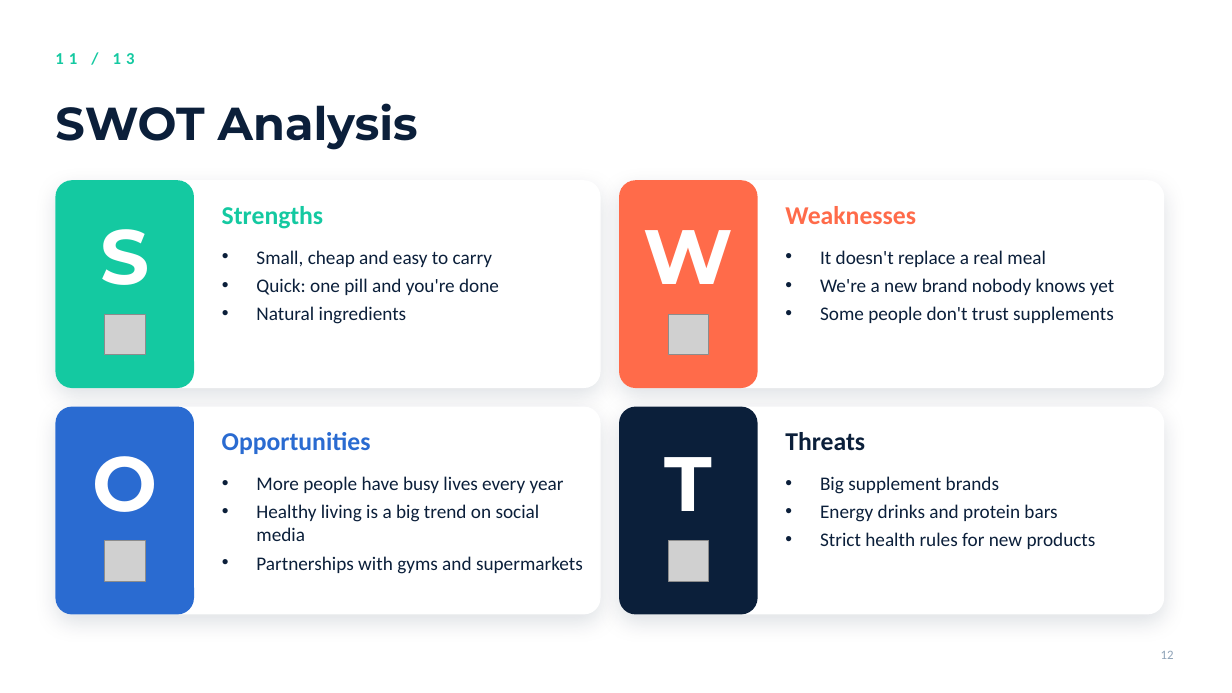
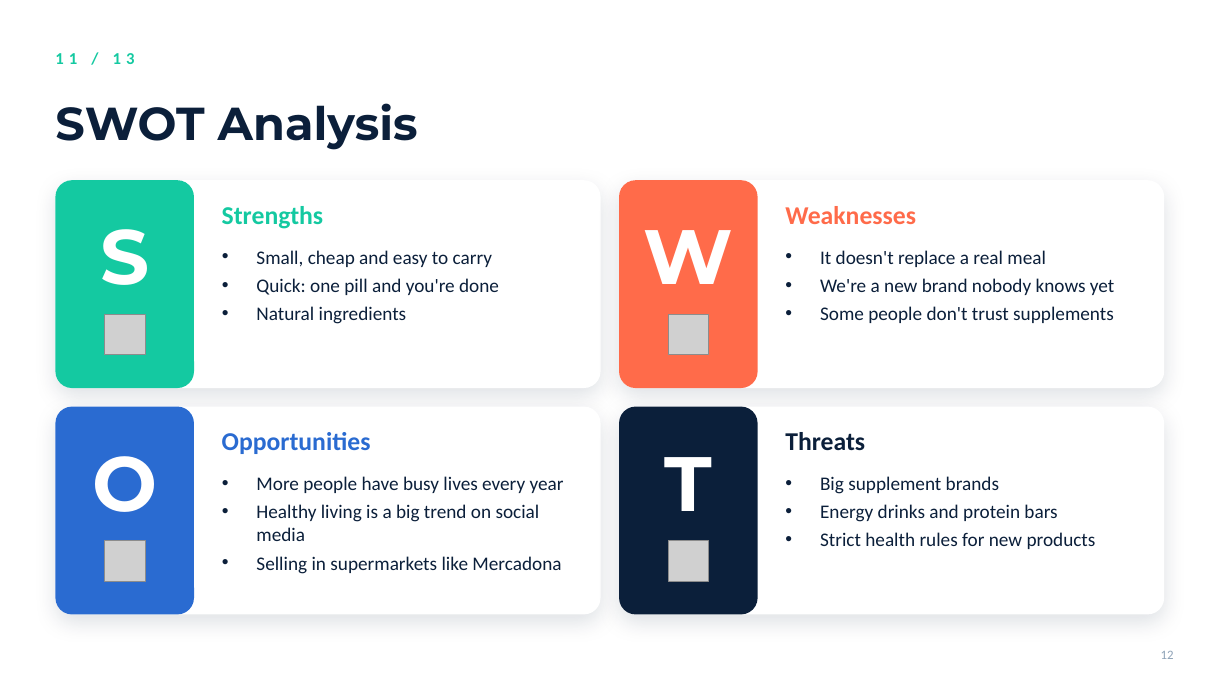
Before and after one commit to Johnporkthethird/english-presentaiton-, a slide deck: slide 12 of NutriPill.pptx. Drawn at 1232x693 pixels with LibreOffice and Linux fonts; fonts in the diff are those of the drawing; grey boxes stand for pictures; background and template pictures are left out. Boxes give left, top, right and bottom in pixels: in the first picture for what was removed or moved away, otherwise in the second. Text is boxed around its words. In the diff, an @@ line names an element or a change of style, - is before the commit and + after.

```diff
--- a/NutriPill.pptx
+++ b/NutriPill.pptx
@@ text at <box>256,556,561,574</box>: text changed @@
-• Partnerships with gyms and supermarkets
+• Selling in supermarkets like Mercadona
```
Also in this commit, not shown: 1 other slide changed, 2 other files.
